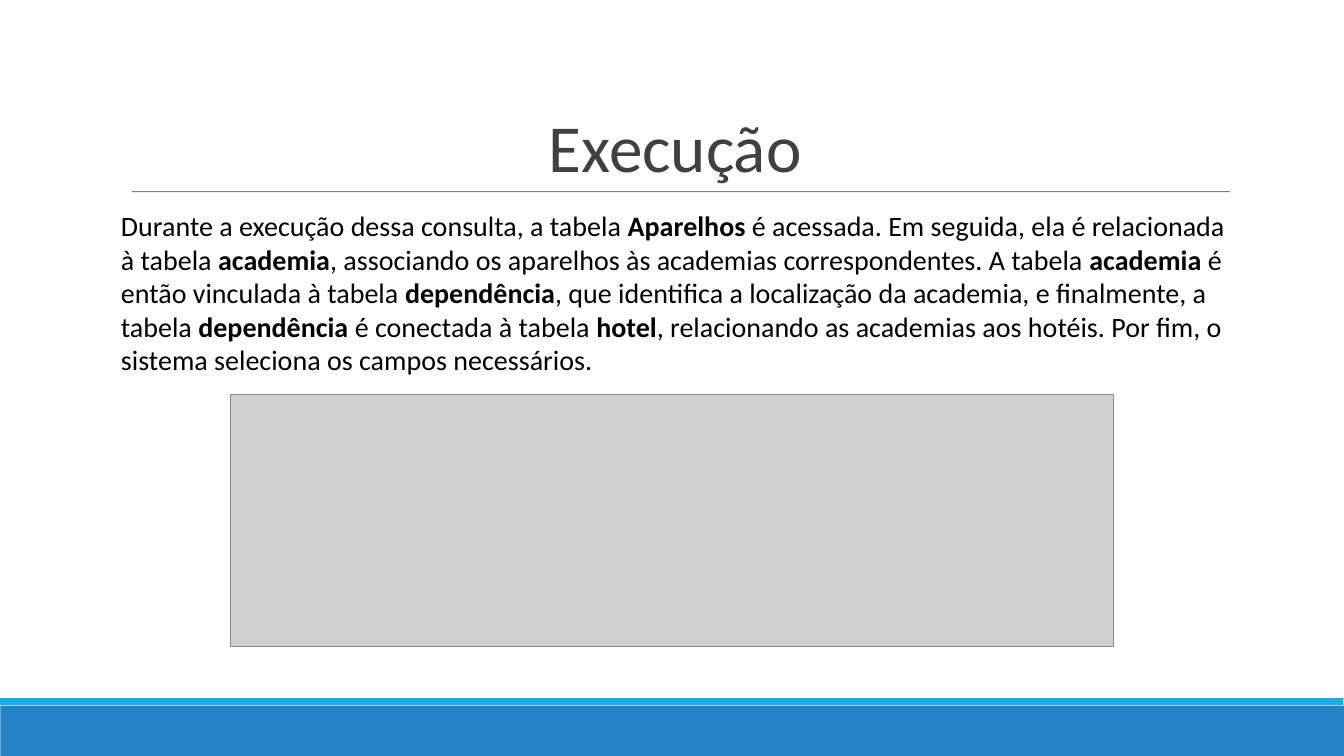
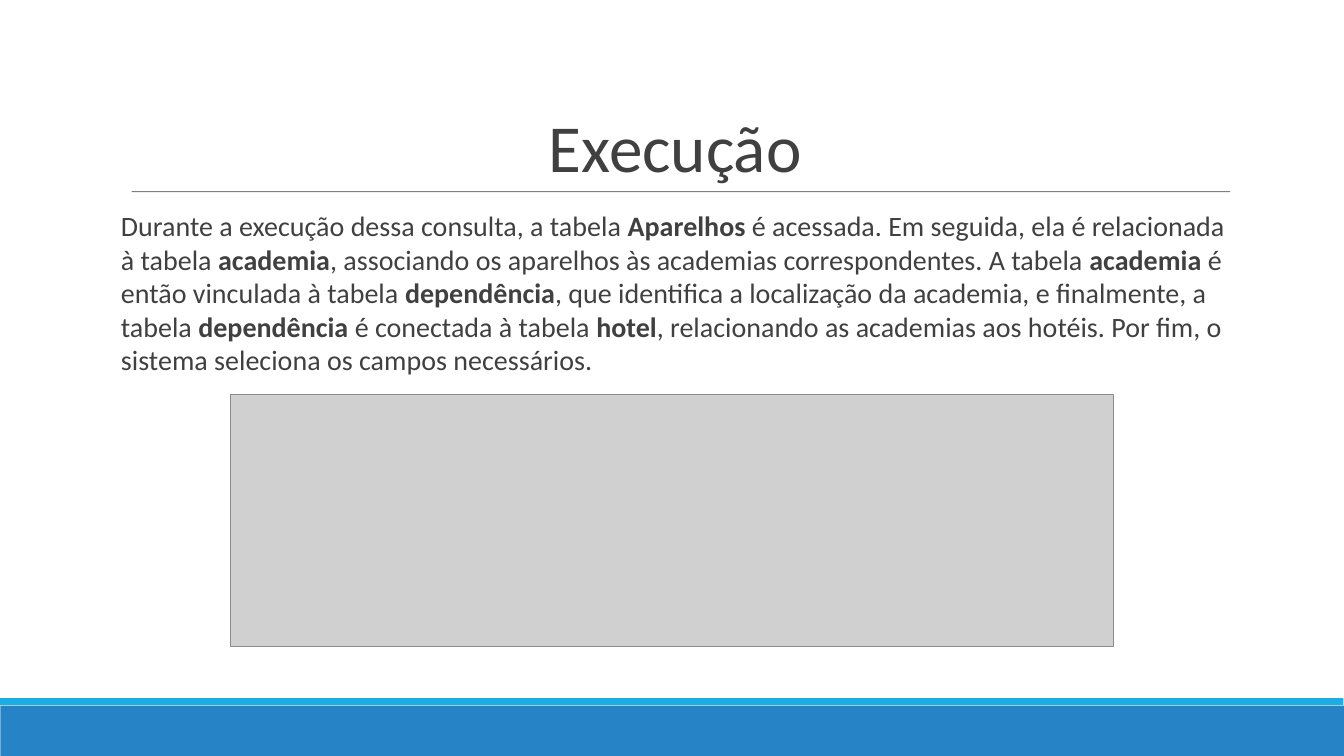
Before and after one commit to Marcos-Med/EpDB, a slide deck: slide 28 of docs/video 3.odp. Drawn at 1344x756 pixels with LibreOffice and Linux fonts; fonts in the diff are those of the drawing; grey boxes stand for pictures. Boxes give left, top, right and bottom in pixels: in the first picture for what was removed or moved away, otherwise in the second. Text is boxed around its words. In the diff, an @@ line names an element or a change of style, - is before the commit and + after.

```diff
--- a/docs/video 3.odp
+++ b/docs/video 3.odp
@@ text "Durante a execução dessa consulta, ..." at box(121, 216, 1225, 375): text colour #000000 to #404040 @@
```
Also in this commit, not shown: 6 other slides changed, 1 other file.
